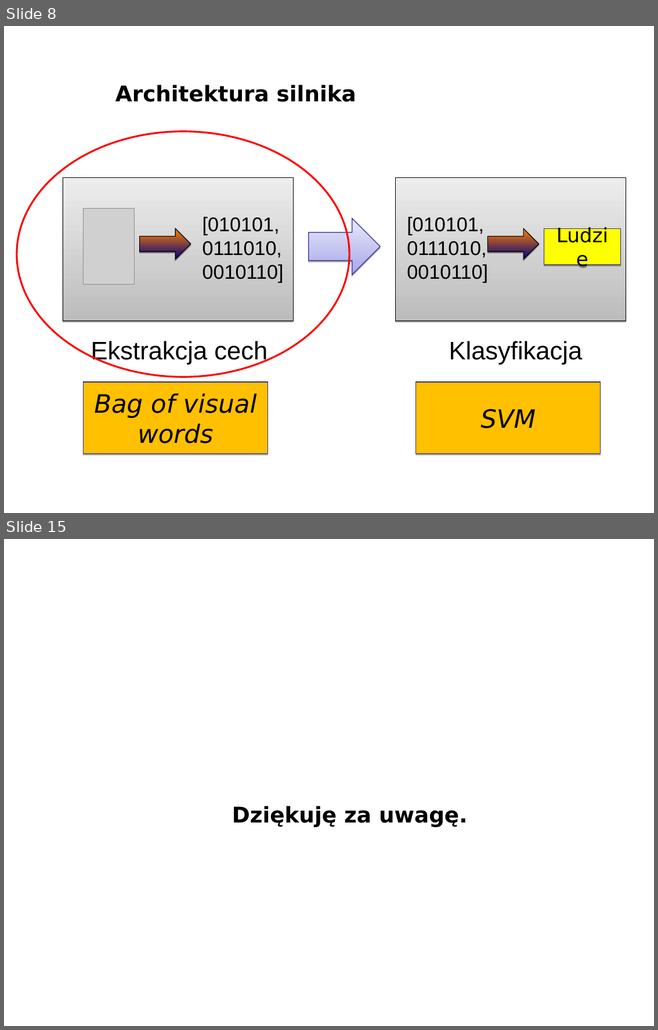
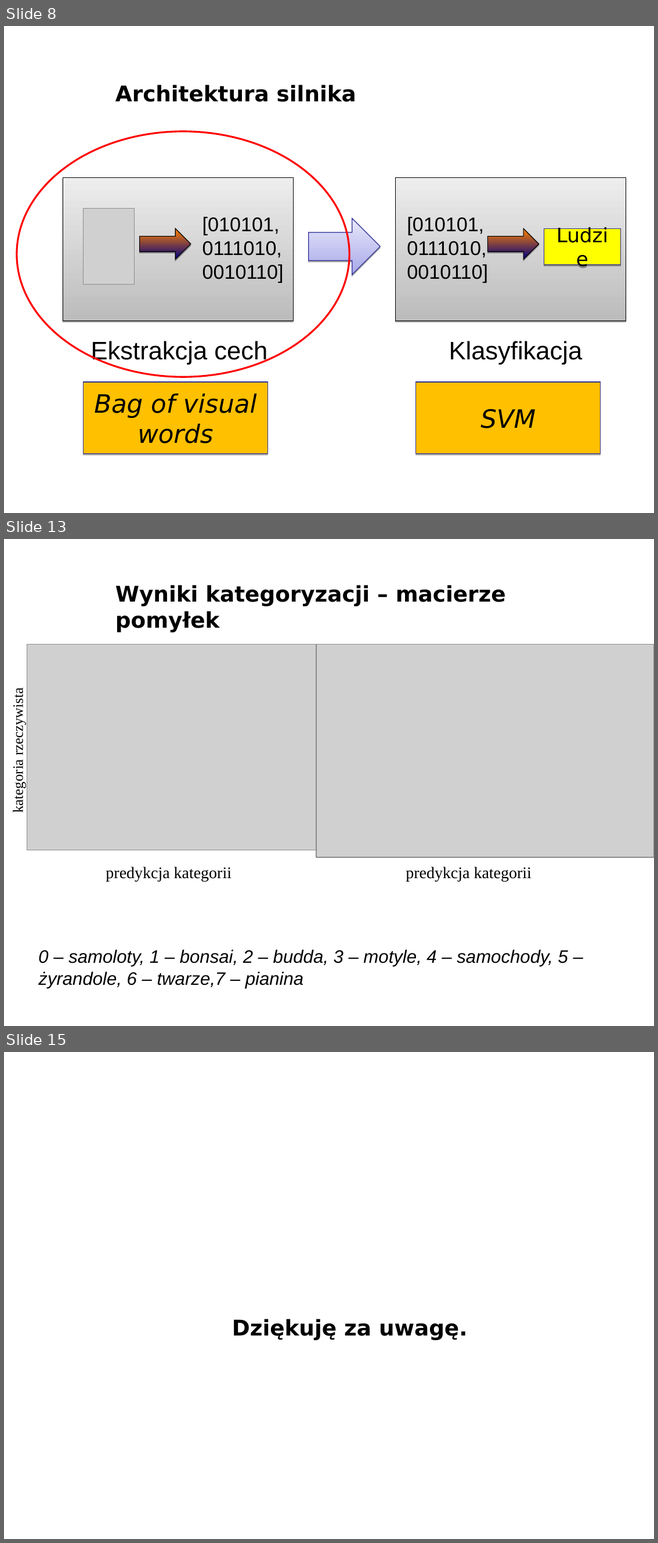
Before and after one commit to michalcichon/praca-magisterska, a slide deck: presentation/prezentacja-obrona.ppt. Shown one above the other, each under a label of ours: slides 8 and 15 before the commit, slides 8, 13 and 15 after it; the slides between them are not shown. The pictures are 658x1030 and 658x1543 pixels, drawn with LibreOffice and Linux fonts; fonts in the diff are those of the drawing; grey boxes stand for pictures; background and template pictures are left out. Boxes give left, top, right and bottom in pixels: in the first picture for what was removed or moved away, otherwise in the second. Text is boxed around its words. In the diff, an @@ line names an element or a change of style, - is before the commit and + after.

```diff
--- a/presentation/prezentacja-obrona.ppt
+++ b/presentation/prezentacja-obrona.ppt
@@ slide 13 added at (4, 539, 654, 1026), background picture (left out) @@
@@ title added at (115, 585, 506, 632), 24 pt, text #000000, bold @@
+Wyniki kategoryzacji – macierze pomyłek
@@ picture added at (27, 644, 370, 850) @@
@@ picture added at (316, 644, 654, 857) @@
@@ text added at (10, 694, 26, 811), 16 pt, text #000000 @@
+kategoria rzeczywista
@@ text added at (106, 867, 231, 882), 18 pt, text #000000 @@
+predykcja kategorii
@@ text added at (405, 867, 531, 882), 18 pt, text #000000 @@
+predykcja kategorii
@@ text added at (38, 950, 568, 988), 20 pt, text #000000, italic @@
+0 – samoloty, 1 – bonsai, 2 – budda, 3 – motyle, 4 – samochody, 5 – żyrandole, 6 – twarze,7 – pianina
```
Also in this commit, not shown: 4 slides changed, 1 other slide added, 2 slides removed.
